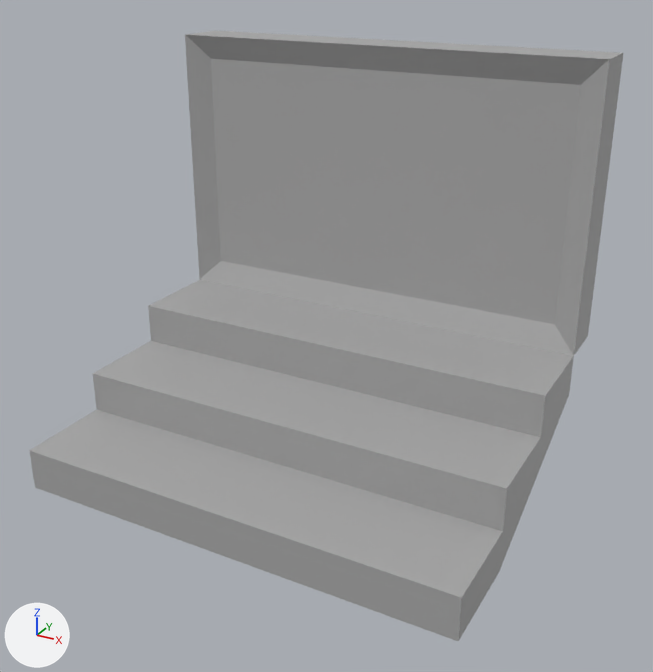
One commit to the FBX model Assets/_Arte/Environment/3_Fields/Props/Pinturas/PinturaTravel.fbx: the scene before it, then after it.
Both versions are drawn from a camera (50 mm lens) standing at (12.76, -5.82, 6.82) and looking at (6.95, 4.74, 1.55). Every picture has the same lights, and +X, +Y and +Z are marked at lower left. The picture after the commit comes second. Where no turn or scale is listed for an object, it has been applied to the vertices.

In view in the first picture: 'Escaleras', 'Pintura'.
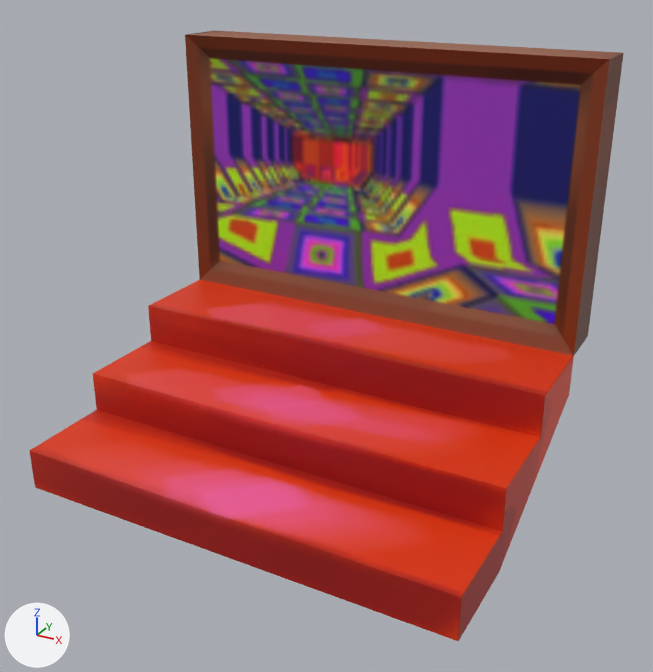
The change, as a list of edits to the scene's bpy script:
```text
Add img_t_pintura_png:
    img_t_pintura_png = load_image('T_Pintura.png', 'T_Pintura.png', 250, 250, 'sRGB')
Add mat_pintura_m:
    mat_pintura_m = principled_material('Pintura_M')
    mat_pintura_m.texture = img_t_pintura_png  # with its transparency
Change me_mesh:
    where me_mesh.from_pydata(...)  # 20 vertices, 17 faces; spans x -3.43..3.43, y -2.2..2.2, z -0.98..0.98
    remove me_mesh.materials.append(mat_standardsurface1)  # grey #aaaaaa
    add me_mesh.materials.append(mat_pintura_m)  # picture img_t_pintura_png
Change me_mesh_001:
    where me_mesh_001.from_pydata(...)  # 12 vertices, 10 faces; spans x -3.43..3.43, y -0.42..0.42, z -2.13..2.13
    remove me_mesh_001.materials.append(mat_standardsurface1)  # grey #aaaaaa
    add me_mesh_001.materials.append(mat_pintura_m)  # picture img_t_pintura_png
```

Boxes [x1, y1, x2, y2] around the edits, measured in the pictures (653 x 672 px):
'Escaleras', recoloured (grey to red)
    both: [29, 280, 574, 641]
'Pintura', recoloured (darker)
    both: [185, 30, 624, 356]
